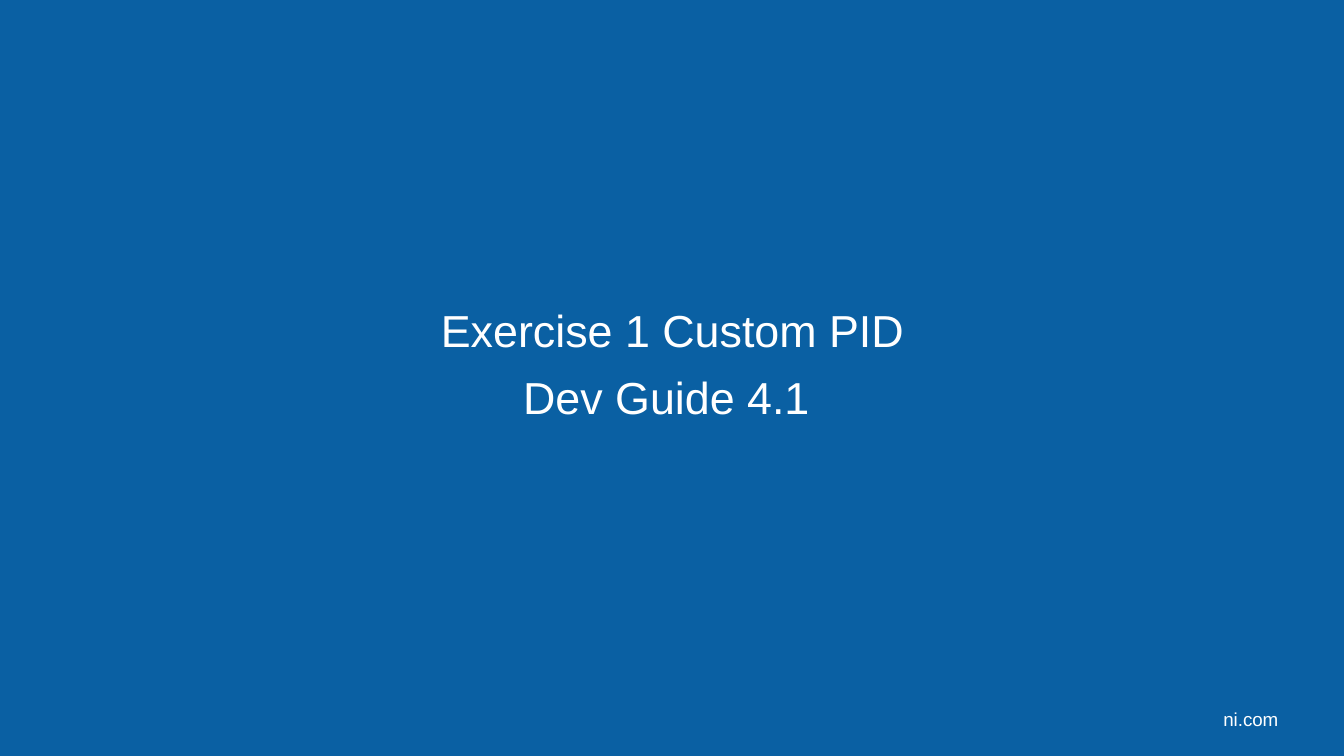
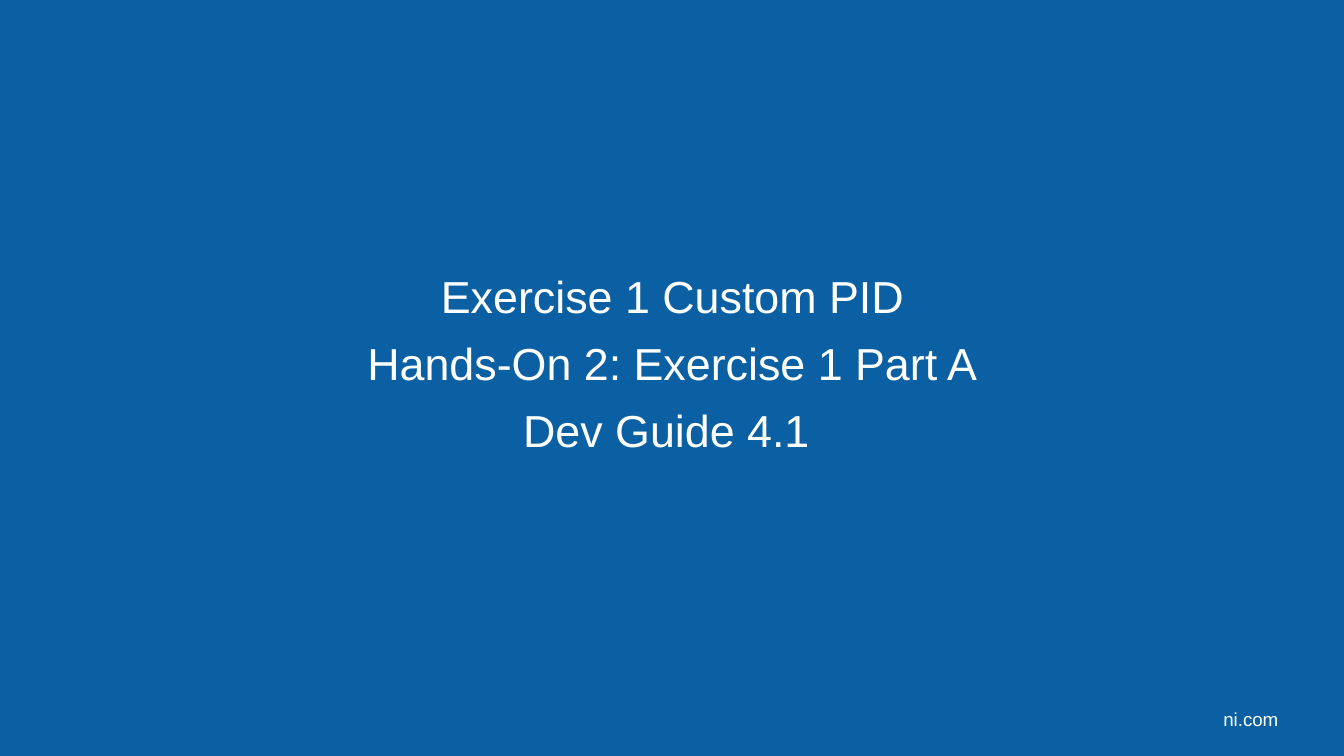
Before and after one commit to LabVIEW-DCAF/Documentation, a slide deck: slide 12 of Trunk/Getting Started Material/DCAF Training/6 Static Modules.pptx. Drawn at 1344x756 pixels with LibreOffice and Linux fonts; fonts in the diff are those of the drawing; background and template pictures are left out. Boxes give left, top, right and bottom in pixels: in the first picture for what was removed or moved away, otherwise in the second. Text is boxed around its words. In the diff, an @@ line names an element or a change of style, - is before the commit and + after.

Commit message:
Added Hands On 3 outline. and upated slides to map to the outline. Added Excercise 2 on Hands On 2. Minor Spelling Fixes.

```diff
--- a/Trunk/Getting Started Material/DCAF Training/6 Static Modules.pptx
+++ b/Trunk/Getting Started Material/DCAF Training/6 Static Modules.pptx
@@ text at (x1=367, y1=347, x2=977, y2=381): paragraph added @@
+Hands-On 2: Exercise 1 Part A
```
Also in this commit, not shown: 4 other slides changed, 1 slide removed, 9 other files.
